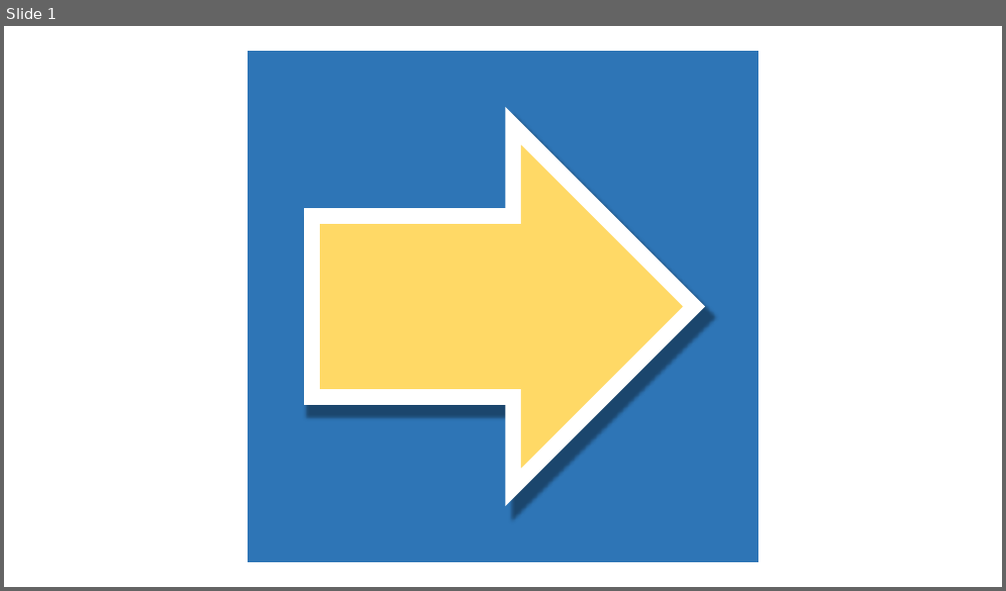
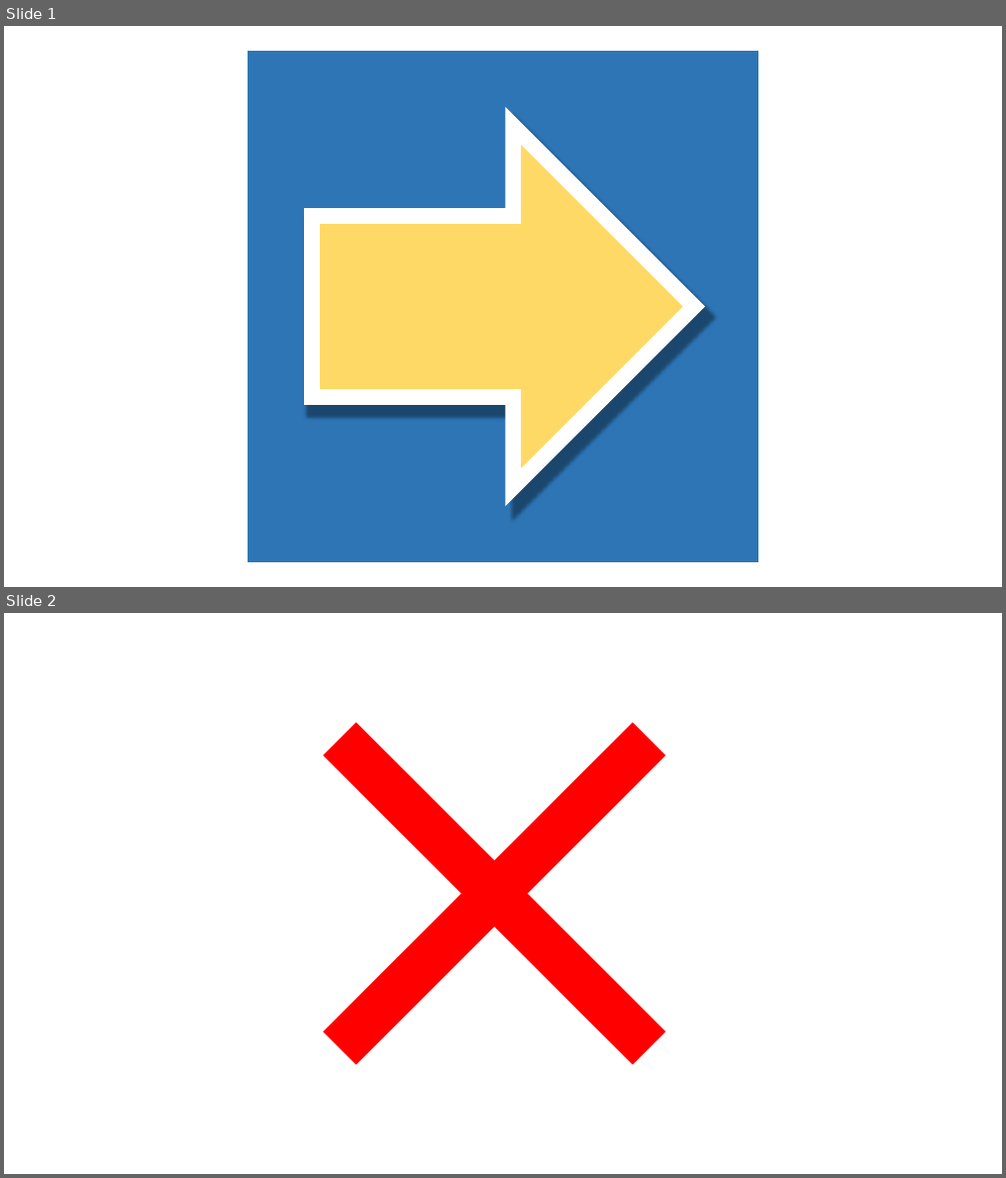
Before and after one commit to YonggyungBae/Shortcut, a slide deck: Resources/Icon.pptx. Shown one above the other, each under a label of ours: slide 1 before the commit, slides 1 and 2 after it. The pictures are 1006x591 and 1006x1178 pixels, drawn with LibreOffice and Linux fonts; fonts in the diff are those of the drawing. Boxes give left, top, right and bottom in pixels: in the first picture for what was removed or moved away, otherwise in the second. Text is boxed around its words. In the diff, an @@ line names an element or a change of style, - is before the commit and + after.

```diff
--- a/Resources/Icon.pptx
+++ b/Resources/Icon.pptx
@@ slide 2 added at <box>4,613,1002,1174</box>, background #FFFFFF @@
@@ rectangle added at <box>239,630,766,1157</box>, outline #FFFFFF 15 pt @@
@@ rectangle added at <box>324,723,666,1065</box>, fill #FF0000 @@
@@ rectangle added at <box>324,723,666,1065</box>, fill #FF0000 @@
```
Also in this commit, not shown: 10 other files.
